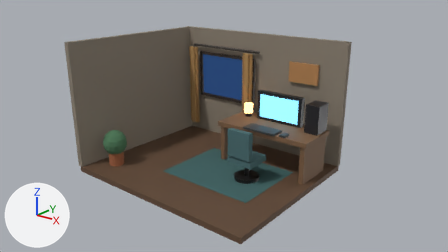
A saved change to the Blender file Blender/CozyRoomDiorama/cozyroomdiorama.blend.
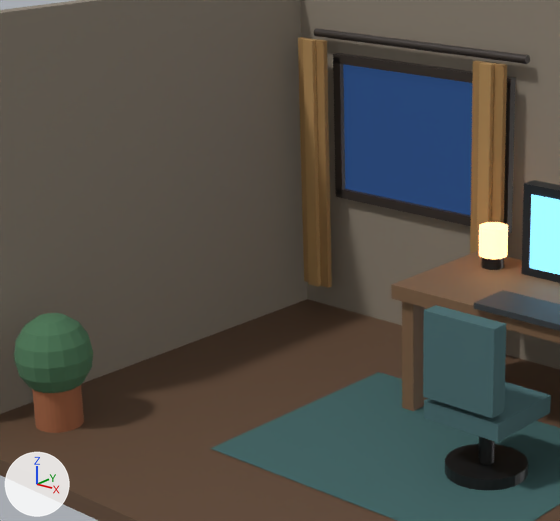
There are two pictures of each version: one from the file's camera 'Camera_Hero', one close up on the part from 22% to 60% of the width and 14% to 77% of the height. Lighting does not change. The marker at lower left points along +X, +Y and +Z. The older version's two pictures come first.

Before the edit, the objects in view are built like this:
```python
me_desk_lamp_shade_mesh = bpy.data.meshes.new('Desk_Lamp_Shade_Mesh')
me_desk_lamp_shade_mesh.from_pydata(...)  # a 32-sided cylinder along z spanning x -1.0..1.0, y -1.0..1.0, z -1.0..1.0
me_desk_lamp_shade_mesh.materials.append(mat_desk_lamp_shade_material)  # orange #f3b36c, glowing orange #ffbc7c
me_plant_foliage_mesh = bpy.data.meshes.new('Plant_Foliage_Mesh')
me_plant_foliage_mesh.from_pydata(...)  # a UV sphere (16 segments, 8 rings, poles along z) spanning x -1.0..1.0, y -1.0..1.0, z -1.0..1.0
me_plant_foliage_mesh.materials.append(mat_plant_foliage_material)  # dark green #4b7655
me_wall_back_bottom_mesh = bpy.data.meshes.new('Wall_Back_Bottom_Mesh')
me_wall_back_bottom_mesh.from_pydata(...)  # a box spanning x -1.0..1.0, y -1.0..1.0, z -1.0..1.0
me_wall_back_bottom_mesh.materials.append(mat_mat_walls_warm_material)  # brown #8b8173
ob_desk_lamp_shade = bpy.data.objects.new('Desk_Lamp_Shade', me_desk_lamp_shade_mesh)
ob_desk_lamp_shade.location = (0.2, 1.15, 1.1)
ob_desk_lamp_shade.scale = (0.1, 0.1, 0.105)
ob_plant_foliage = bpy.data.objects.new('Plant_Foliage', me_plant_foliage_mesh)
ob_plant_foliage.location = (-1.7, -1.2, 0.5)
ob_plant_foliage.scale = (0.26, 0.26, 0.28)
ob_wall_back_bottom = bpy.data.objects.new('Wall_Back_Bottom', me_wall_back_bottom_mesh)
ob_wall_back_bottom.location = (-0.9, 1.8, 0.5)
ob_wall_back_bottom.scale = (0.8, 0.06, 0.5)
# also in view: 'Wall_Back_Top' at (-0.9, 1.8, 2.4); 'Chair_Base' at (1.0, 0.0, 0.04); 'Monitor_Screen' at (1.0, 1.13, 1.23); 'Wall_Left' at (-2.2, 0.0, 1.35); 'Wall_Back_Right' at (1.05, 1.8, 1.35)
```
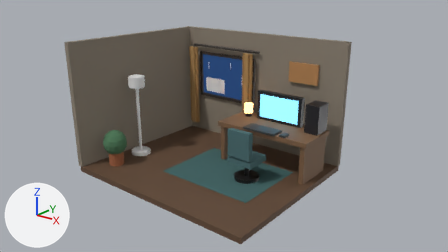
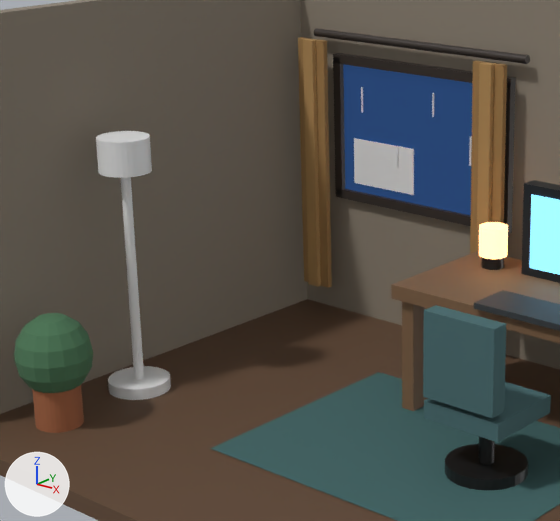
Pixel boxes (x1, y1, x2, y2) of what changed, in the close-ups (560 x 521 px):
'City_1', added: after (354, 138, 414, 195)
'FloorLamp_Shade', added: after (96, 131, 152, 178)
'FloorLamp_Pole', added: after (121, 177, 144, 379)
'FloorLamp_Base', added: after (108, 366, 171, 400)
'Rain_4', added: after (469, 136, 472, 166)

What the commit changed:
Mesh me_city_1_mesh is new.
It is a box spanning x -1.0..1.0, y -1.0..1.0, z -1.0..1.0.
Mesh me_rain_4_mesh is new.
It is a box spanning x -1.0..1.0, y -1.0..1.0, z -1.0..1.0.
Mesh me_rain_2_mesh is new.
It is a box spanning x -1.0..1.0, y -1.0..1.0, z -1.0..1.0.
Mesh me_rain_1_mesh is new.
It is a box spanning x -1.0..1.0, y -1.0..1.0, z -1.0..1.0.
Mesh me_floorlamp_shade_mesh is new.
It is a 32-sided cylinder along z spanning x -1.0..1.0, y -1.0..1.0, z -1.0..1.0.
Mesh me_floorlamp_pole_mesh is new.
It is a 32-sided cylinder along z spanning x -1.0..1.0, y -1.0..1.0, z -1.0..1.0.
Mesh me_floorlamp_base_mesh is new.
It is a 32-sided cylinder along z spanning x -1.0..1.0, y -1.0..1.0, z -1.0..1.0.
Object 'City_1' (ob_city_1) is new; it shows me_city_1_mesh.
Its location is (-1.25, 1.695, 1.3).
Its scale is (0.3, 0.005, 0.18).
Object 'Rain_4' (ob_rain_4) is new; it shows me_rain_4_mesh.
Its location is (-0.4, 1.68, 1.55).
Its scale is (0.006, 0.005, 0.11).
Object 'Rain_2' (ob_rain_2) is new; it shows me_rain_2_mesh.
Its location is (-1.1, 1.68, 1.4).
Its scale is (0.005, 0.005, 0.08).
Object 'Rain_1' (ob_rain_1) is new; it shows me_rain_1_mesh.
Its location is (-1.45, 1.68, 1.8).
Its scale is (0.006, 0.005, 0.1).
Object 'FloorLamp_Shade' (ob_floorlamp_shade) is new; it shows me_floorlamp_shade_mesh.
Its location is (-1.75, -0.45, 1.72).
Its scale is (0.18, 0.18, 0.12).
Object 'FloorLamp_Pole' (ob_floorlamp_pole) is new; it shows me_floorlamp_pole_mesh.
Its location is (-1.75, -0.45, 0.85).
Its scale is (0.035, 0.035, 0.8).
Object 'FloorLamp_Base' (ob_floorlamp_base) is new; it shows me_floorlamp_base_mesh.
Its location is (-1.75, -0.45, 0.04).
Its scale is (0.22, 0.22, 0.04).
